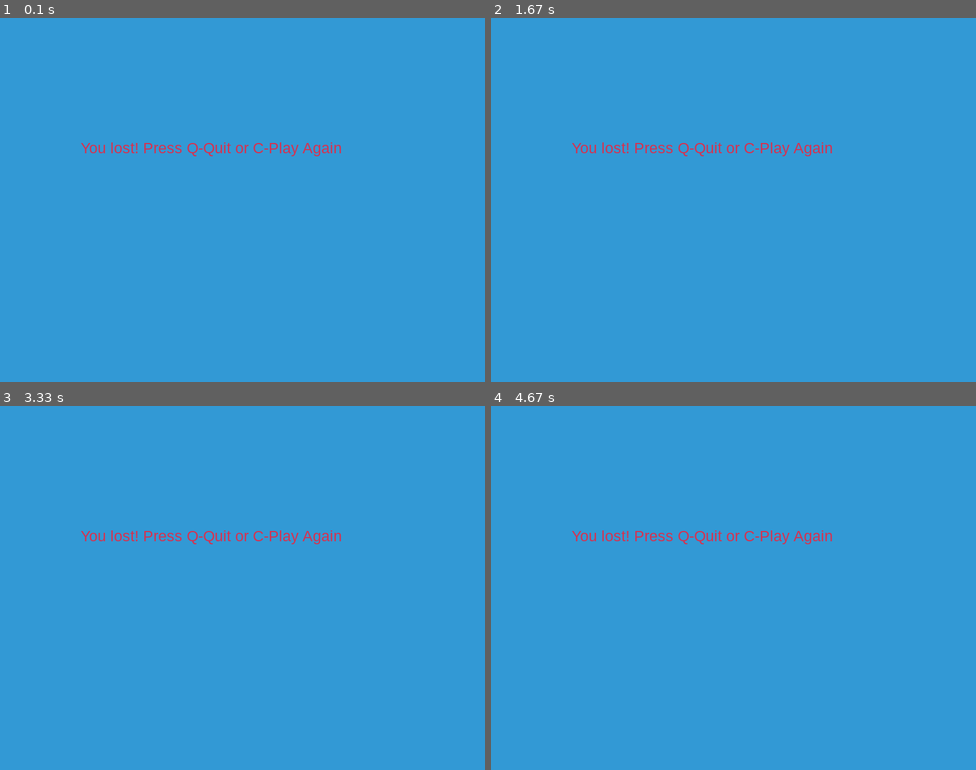
Above: before the commit, frames 1-4 (two rows, left to right).
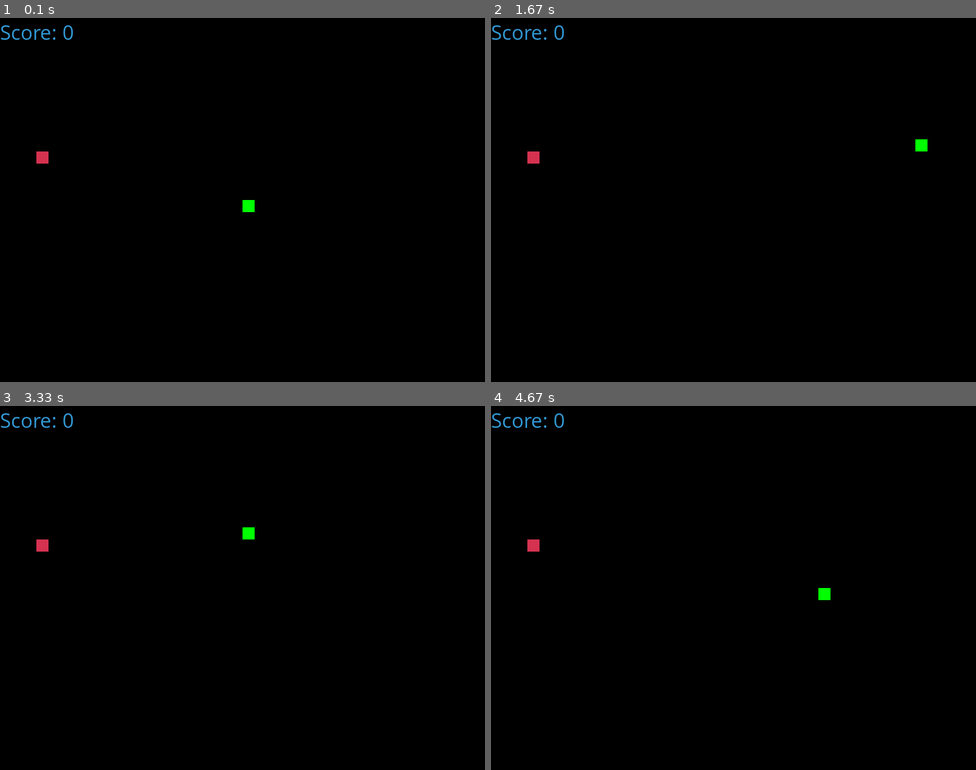
Above: after the commit, the same moments.

Repository: louis-sensai/sandbox-pygame
Game: pygame game, started from src/main.py
Same seed, same stepped clock (60 frames per second), same inputs: the game is played once before the commit and once after it.
Inputs:
- Up to frame 1 (0.1 s): no input
- Up to frame 2 (1.67 s): hold Right 0.33-0.8 s; hold Up 0.83-1.13 s; hold Right 1.17-1.63 s
- Up to frame 3 (3.33 s): hold Left 1.67-2.2 s; hold Down 2.23-2.53 s; hold Left 2.57-2.97 s; hold Up from 3 s (still down)
- Up to frame 4 (4.67 s): release Up at 3.37 s; hold Right 3.4-4.03 s; hold Down 4.07-4.43 s; hold Left from 4.47 s (still down)

The runs differ from the first frame. In frame 1, 100% of the frame differs, in the area x 0-100%, y 0-100%; in frame 2, 100%; in frame 3, 100%; in frame 4, 100%.

Commit message:
Start with 1 body segment to prevent instant game over
Co-authored-by: Louis <336655023+louis-sensai@users.noreply.github.com>

Diff:
--- a/src/main.py
+++ b/src/main.py
@@ -43,14 +43,7 @@
     x1_change = 0
     y1_change = 0
     snake_List = []
-    Length_of_snake = 3
-
-    # Initialize snake with starting segments
-    for i in range(Length_of_snake):
-        snake_List.append([x1 - i * BLOCK_SIZE, y1])
-
-    # Set head to the last segment (which is the actual head)
-    x1, y1 = snake_List[-1][0], snake_List[-1][1]
+    Length_of_snake = 1
     foodx = round(random.randrange(0, WIDTH - BLOCK_SIZE) / BLOCK_SIZE) * BLOCK_SIZE
     foody = round(random.randrange(0, HEIGHT - BLOCK_SIZE) / BLOCK_SIZE) * BLOCK_SIZE
 
